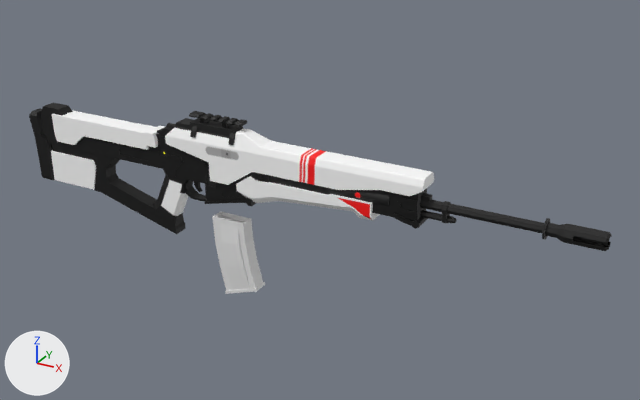
The Blender file Blender/Weapons/AutoRifle.blend, before and after one commit.
Rendered twice from a 50 mm lens placed at (0.21, -4.62, 1.4), pointed at (-2.43, 0.18, -1.01). Every picture has the same lights, and +X, +Y and +Z are marked at lower left.

Script lines for the objects in view, before the commit:
```python
mat_material_005 = principled_material('Material.005')
mat_material_005.texture = img_autorifleuv_basicskin_png
mat_material_005.roughness = 0.633
me_cube_002 = bpy.data.meshes.new('Cube.002')
me_cube_002.from_pydata(...)  # 1175 vertices, 1409 faces; spans x -19.3..60.2, y -1.7..1.7, z -10.3..7.0
me_cube_002.materials.append(mat_material_005)  # picture img_autorifleuv_basicskin_png
me_cube_009 = bpy.data.meshes.new('Cube.009')
me_cube_009.from_pydata(...)  # 56 vertices, 60 faces; spans x -1.41..1.64, y -1.22..1.22, z -2.83..2.24
me_cube_009.materials.append(mat_material_004)  # its picture is missing
ob_cube = bpy.data.objects.new('Cube', me_cube_002)
ob_cube.location = (-3.763, 0.0, -0.851)
ob_cube.scale = (0.0542, 0.0542, 0.0542)
ob_cube_005 = bpy.data.objects.new('Cube.005', me_cube_009)
ob_cube_005.location = (-2.993, 0.0, -1.456)
ob_cube_005.scale = (0.116, 0.0504, 0.116)
```
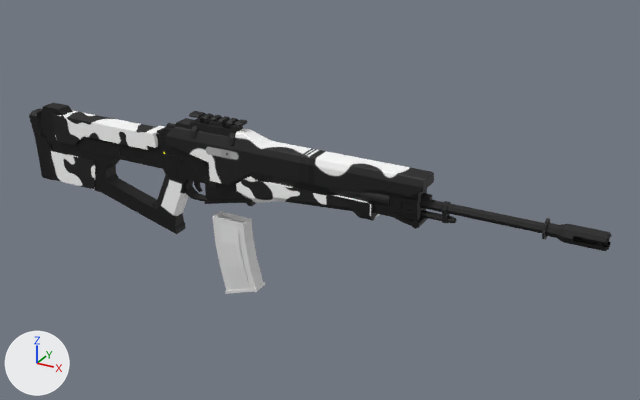
Boxes [x1, y1, x2, y2] around the edits, measured in the pictures (640 x 400 px):
'Cube', surface changed (grey to black)
    both: [48, 110, 434, 221]

The change, as a list of edits to the scene's bpy script:
```text
Add img_autorifleuv_snowskin_png:
    img_autorifleuv_snowskin_png = load_image('AutoRifleUV_SnowSkin.png', '../../Images/AutoRifleUV_SnowSkin.png', 3072, 3072, 'sRGB')
Change mat_material_005:
    mat_material_005.texture: img_autorifleuv_basicskin_png -> img_autorifleuv_snowskin_png
```
